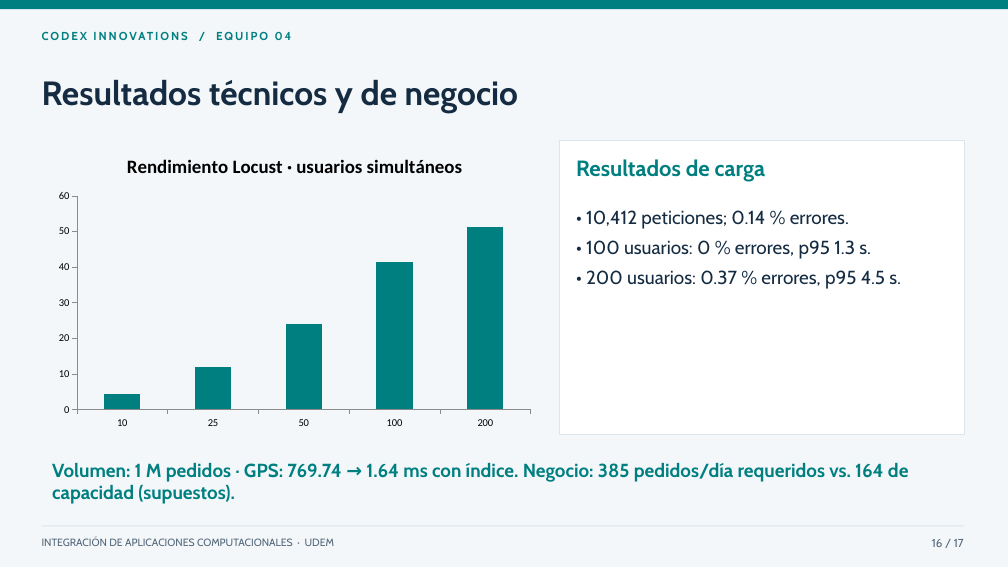
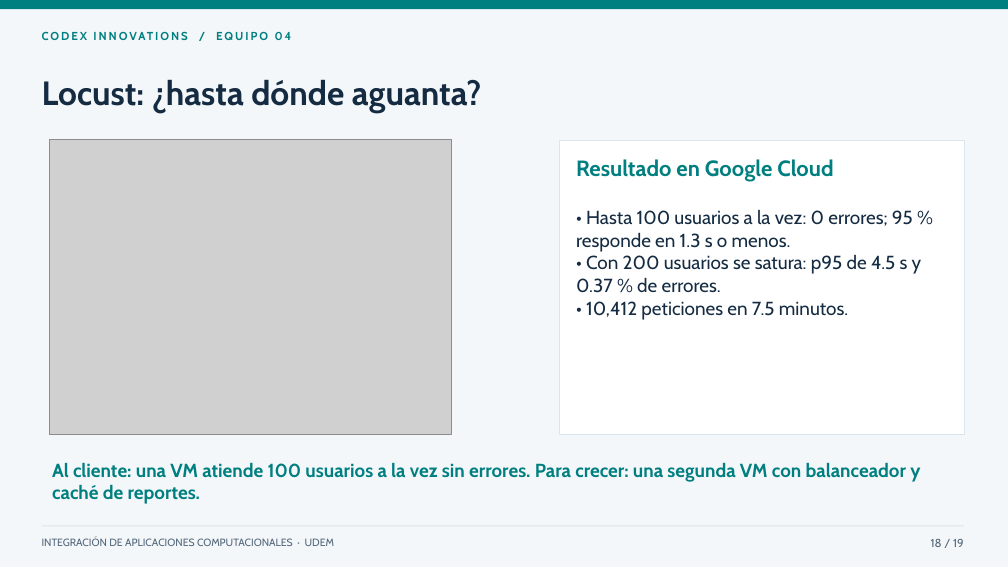
Before and after one commit to mauro-castp/proyecto-integracion, a slide deck: slide 18 of presentacion/Microhubs · Presentación final.pptx (slide 16 before the commit). Drawn at 1008x567 pixels with LibreOffice and Linux fonts; fonts in the diff are those of the drawing; grey boxes stand for pictures. Boxes give left, top, right and bottom in pixels: in the first picture for what was removed or moved away, otherwise in the second. Text is boxed around its words. In the diff, an @@ line names an element or a change of style, - is before the commit and + after.

```diff
--- a/presentacion/Microhubs · Presentación final.pptx
+++ b/presentacion/Microhubs · Presentación final.pptx
@@ text at [42,79,482,113]: text changed @@
-Resultados técnicos y de negocio
+Locust: ¿hasta dónde aguanta?
@@ column chart removed at [49,140,541,435] @@
-title "Rendimiento Locust · usuarios simultáneos"
-categories: 10, 25, 50, 100, 200
-Series 1: 4, 12, 24, 42, 51
@@ picture added at [49,140,451,435] @@
@@ text at [576,159,833,182]: text changed @@
-Resultados de carga
+Resultado en Google Cloud
@@ text at [576,210,922,320]: text changed @@
-• 10,412 peticiones; 0.14 % errores.
-• 100 usuarios: 0 % errores, p95 1.3 s.
-• 200 usuarios: 0.37 % errores, p95 4.5 s.
+• Hasta 100 usuarios a la vez: 0 errores; 95 % responde en 1.3 s o menos.
+• Con 200 usuarios se satura: p95 de 4.5 s y 0.37 % de errores.
+• 10,412 peticiones en 7.5 minutos.
@@ text at [52,462,920,504]: text changed @@
-Volumen: 1 M pedidos · GPS: 769.74 → 1.64 ms con índice. Negocio: 385 pedidos/día requeridos vs. 164 de capacidad (supuestos).
+Al cliente: una VM atiende 100 usuarios a la vez sin errores. Para crecer: una segunda VM con balanceador y caché de reportes.
@@ text at [931,539,964,547]: text changed @@
-16 / 17
+18 / 19
```
Also in this commit, not shown: 15 other slides changed, 2 slides added, 1 other file.
